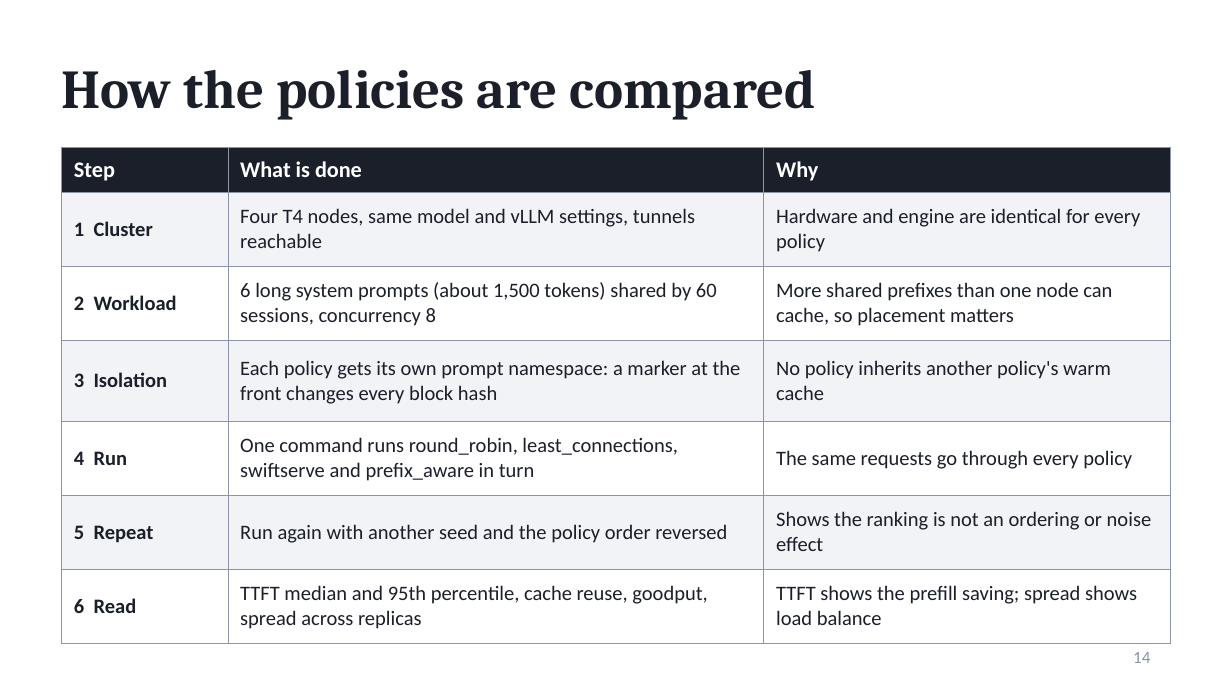
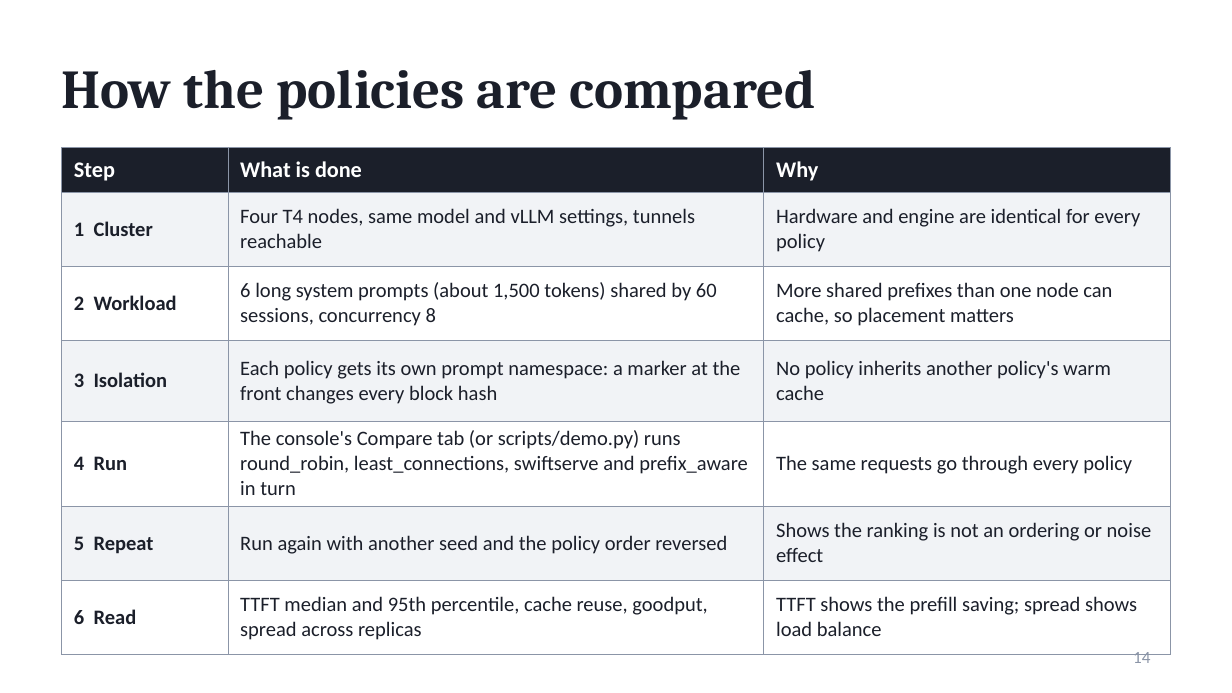
Before and after one commit to Akshataram/distrouter, a slide deck: slide 14 of docs/presentation/SwiftServe_Presentation.pptx. Drawn at 1232x693 pixels with LibreOffice and Linux fonts; fonts in the diff are those of the drawing. Boxes give left, top, right and bottom in pixels: in the first picture for what was removed or moved away, otherwise in the second. Text is boxed around its words. In the diff, an @@ line names an element or a change of style, - is before the commit and + after.

```diff
--- a/docs/presentation/SwiftServe_Presentation.pptx
+++ b/docs/presentation/SwiftServe_Presentation.pptx
@@ table at <box>62,148,1170,644</box> @@
-row 5, column 2: One command runs round_robin, least_connections, swiftserve and prefix_aware in turn
+row 5, column 2: The console's Compare tab (or scripts/demo.py) runs round_robin, least_connections, swiftserve and prefix_aware in turn
```
Also in this commit, not shown: 1 other slide changed, 18 other files.
